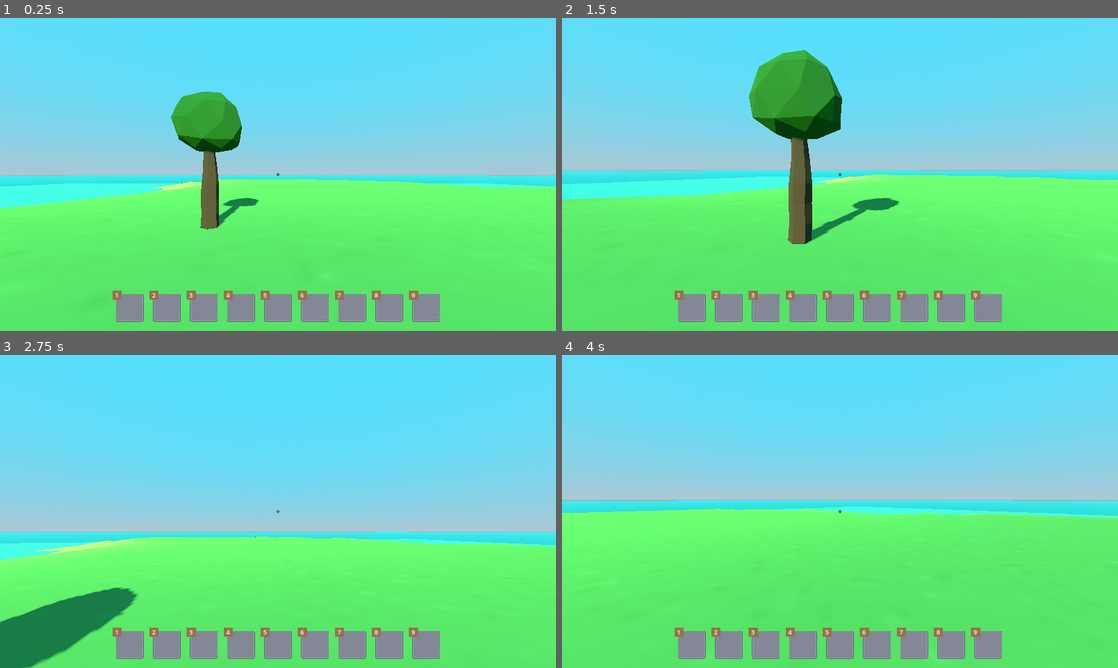
Above: before the commit, frames 1-4 (two rows, left to right).
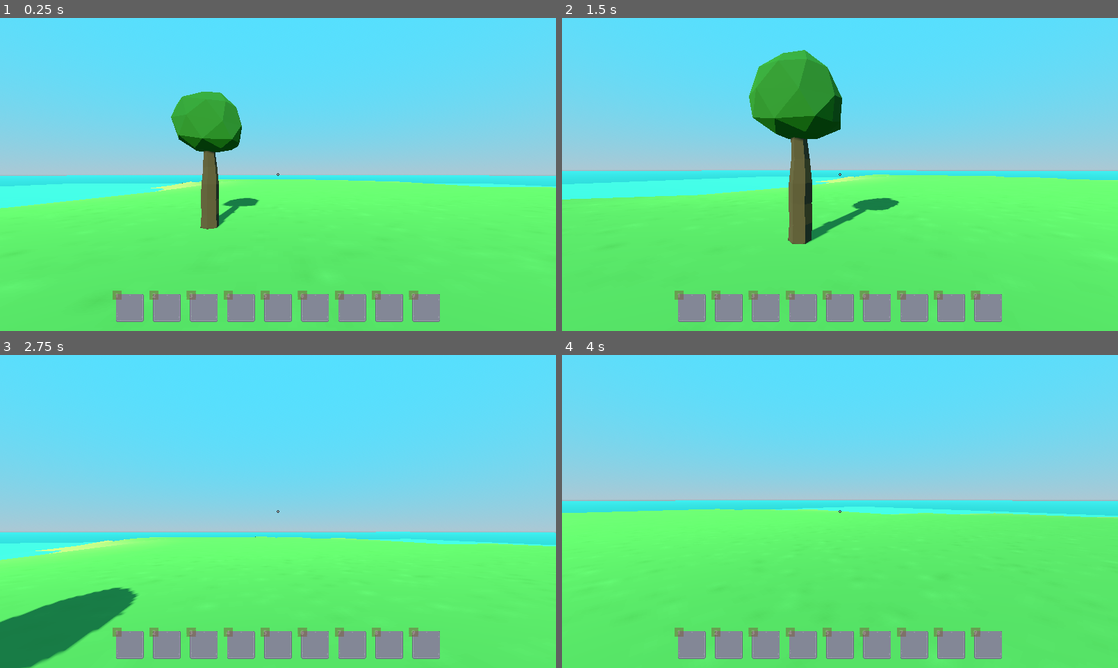
Above: after the commit, the same moments.

Repository: jrenato/survival_game
Game: Godot game, scene res://Game/main_game.tscn
Same seed, same stepped clock (60 frames per second), same inputs: the game is played once before the commit and once after it.
Inputs (mouse positions are in pixels of both pictures, inside the frame that each line leads up to):
- Up to frame 1 (0.25 s): no input
- Up to frame 2 (1.5 s): tap Enter at 0.5 s; move the mouse to (867, 174) at 0.52 s; hold 1 (item_hotkey, bound only after the commit) 0.53-1.28 s; hold W (move_forward) from 0.53 s (still down); click (867, 174) at 0.67 s; tap Space (jump) at 0.77 s; move the mouse to (812, 174) at 1.27 s; tap E (interact) at 1.35 s
- Up to frame 3 (2.75 s): keep holding W (move_forward); tap Space (jump) at 1.52 s; tap 1 (item_hotkey, bound only after the commit) at 1.55, 2.3 s; move the mouse to (289, 505) at 2.02 s; hold Shift (sprint) from 2.03 s (still down)
- Up to frame 4 (4 s): keep holding W (move_forward); move the mouse to (834, 517) at 2.77 s; release Shift (sprint) at 2.78 s; tap 1 (item_hotkey, bound only after the commit) at 2.85 s; click (834, 517) at 2.92 s; tap Space (jump) at 3.02, 3.77 s; move the mouse to (878, 514) at 3.52 s; hold 1 (item_hotkey, bound only after the commit) from 3.53 s (still down)

The runs differ from the first frame. In frame 1, 0.4% of the frame differs, in the area x 20-76%, y 87-90%; in frame 2, 0.4%; in frame 3, 0.4%; in frame 4, 0.4%.

Commit message:
Added hotbar

Diff:
--- /dev/null
+++ b/Actors/Player/equipable_item_holder.gd
@@ -0,0 +1,32 @@
+extends Node3D
+
+
+var current_item_scene: Node3D
+
+
+func _enter_tree() -> void:
+	EventSystem.item_equipped.connect(_on_item_equipped)
+	EventSystem.item_unequipped.connect(_on_item_unequipped)
+
+
+func equip_item(item_key: ItemConfig.Keys) -> void:
+	unequip_item()
+
+	var item_scene: Node3D = ItemConfig.get_equipable_item(item_key).instantiate()
+	add_child(item_scene)
+	current_item_scene = item_scene
+
+
+func unequip_item() -> void:
+	for child in get_children():
+		child.queue_free()
+
+	current_item_scene = null
+
+
+func _on_item_equipped(item_key: ItemConfig.Keys) -> void:
+	equip_item(item_key)
+
+
+func _on_item_unequipped() -> void:
+	unequip_item()
--- a/Actors/Player/player.gd
+++ b/Actors/Player/player.gd
@@ -60,6 +60,8 @@
 		Input.set_mouse_mode(Input.MOUSE_MODE_VISIBLE)
 	elif event.is_action_pressed("open_crafting_menu"):
 		EventSystem.enabled_bulletin.emit(BulletinConfig.Keys.CRAFTING_MENU)
+	elif event.is_action_pressed("item_hotkey"):
+		EventSystem.hotkey_pressed.emit(int(event.as_text()))
 
 
 func look_around(relative: Vector2) -> void:
--- a/Actors/Player/player.tscn
+++ b/Actors/Player/player.tscn
@@ -1,8 +1,10 @@
-[gd_scene load_steps=5 format=3 uid="uid://c3ohes7ep45ai"]
+[gd_scene load_steps=7 format=3 uid="uid://c3ohes7ep45ai"]
 
 [ext_resource type="Script" path="res://Actors/Player/player.gd" id="1_j02ds"]
 [ext_resource type="Script" path="res://Actors/Player/interaction_ray_cast.gd" id="2_qopfo"]
+[ext_resource type="Script" path="res://Actors/Player/equipable_item_holder.gd" id="3_71g2c"]
 [ext_resource type="Script" path="res://Game/Managers/inventory_manager.gd" id="3_tuth7"]
+[ext_resource type="Script" path="res://Game/Managers/equipped_item_manager.gd" id="4_snsq6"]
 
 [sub_resource type="CapsuleShape3D" id="CapsuleShape3D_ynpi3"]
 radius = 0.25
@@ -29,7 +31,13 @@
 collide_with_areas = true
 script = ExtResource("2_qopfo")
 
+[node name="EquipableItemHolder" type="Node3D" parent="Head"]
+script = ExtResource("3_71g2c")
+
 [node name="Managers" type="Node" parent="."]
 
 [node name="InventoryManager" type="Node" parent="Managers"]
 script = ExtResource("3_tuth7")
+
+[node name="EquippedItemManager" type="Node" parent="Managers"]
+script = ExtResource("4_snsq6")
--- a/Game/Configs/item_config.gd
+++ b/Game/Configs/item_config.gd
@@ -54,9 +54,18 @@
 }
 
 
-static func get_item_resource(key: Keys) -> ItemResource:
-	return load(ITEM_RESOURCE_PATHS.get(key))
+const EQUIPABLE_ITEM_PATHS: Dictionary = {
+	Keys.AXE: "res://Items/Equipables/equipable_axe.tscn",
+}
 
 
-static func get_crafting_blueprint_resource(key: Keys) -> CraftingBlueprintResource:
-	return load(CRAFTING_BLUEPRINT_RESOURCE_PATHS.get(key))
+static func get_item_resource(item_key: Keys) -> ItemResource:
+	return load(ITEM_RESOURCE_PATHS.get(item_key))
+
+
+static func get_crafting_blueprint_resource(item_key: Keys) -> CraftingBlueprintResource:
+	return load(CRAFTING_BLUEPRINT_RESOURCE_PATHS.get(item_key))
+
+
+static func get_equipable_item(item_key: Keys) -> PackedScene:
+	return load(EQUIPABLE_ITEM_PATHS.get(item_key))
--- /dev/null
+++ b/Game/Managers/equipped_item_manager.gd
@@ -0,0 +1,34 @@
+extends Node
+
+
+var active_hotbar_slot: Variant
+var hotbar: Array = []
+
+
+func _enter_tree() -> void:
+	EventSystem.hotbar_updated.connect(_on_hotbar_updated)
+	EventSystem.hotkey_pressed.connect(_on_hotkey_pressed)
+
+
+func _ready() -> void:
+	EventSystem.updated_active_hotbar_slot.emit(null)
+
+
+func _on_hotbar_updated(_hotbar: Array) -> void:
+	hotbar = _hotbar
+
+
+func _on_hotkey_pressed(hotkey: int) -> void:
+	var index: int = hotkey - 1
+
+	if hotbar.is_empty() or hotbar[index] == null:
+		return
+
+	if index != active_hotbar_slot:
+		active_hotbar_slot = index
+		EventSystem.item_equipped.emit(hotbar[index])
+		EventSystem.updated_active_hotbar_slot.emit(index)
+	else:
+		active_hotbar_slot = null
+		EventSystem.item_unequipped.emit()
+		EventSystem.updated_active_hotbar_slot.emit(null)
--- a/Game/event_system.gd
+++ b/Game/event_system.gd
@@ -27,3 +27,9 @@
 ## Player
 signal enabled_player
 signal disabled_player
+
+# Equipment
+signal hotkey_pressed(hotkey: int)
+signal item_equipped(item_key: ItemConfig.Keys)
+signal item_unequipped
+signal updated_active_hotbar_slot(active_index: int)
--- /dev/null
+++ b/Items/Equipables/equipable_axe.tscn
@@ -0,0 +1,9 @@
+[gd_scene load_steps=3 format=3 uid="uid://0skkhqpmqqyh"]
+
+[ext_resource type="PackedScene" uid="uid://bewrqffhmmsvp" path="res://Items/Equipables/equipable_weapon_template.tscn" id="1_17nvi"]
+[ext_resource type="PackedScene" uid="uid://bdeeoa1bhiig4" path="res://Assets/meshes/axe.tscn" id="2_8ymw7"]
+
+[node name="EquipableAxe" instance=ExtResource("1_17nvi")]
+
+[node name="Axe" parent="MeshHolder" index="0" instance=ExtResource("2_8ymw7")]
+transform = Transform3D(1, 0, 0, 0, 1, 0, 0, 0, 1, 0.3, -0.5, -0.36)
--- /dev/null
+++ b/Items/Equipables/equipable_template.tscn
@@ -0,0 +1,7 @@
+[gd_scene format=3 uid="uid://cwxjv45mn41k1"]
+
+[node name="EquipableTemplate" type="Node3D"]
+
+[node name="AnimationPlayer" type="AnimationPlayer" parent="."]
+
+[node name="MeshHolder" type="Node3D" parent="."]
--- /dev/null
+++ b/Items/Equipables/equipable_weapon_template.tscn
@@ -0,0 +1,5 @@
+[gd_scene load_steps=2 format=3 uid="uid://bewrqffhmmsvp"]
+
+[ext_resource type="PackedScene" uid="uid://cwxjv45mn41k1" path="res://Items/Equipables/equipable_template.tscn" id="1_1neoh"]
+
+[node name="EquipableWeaponTemplate" instance=ExtResource("1_1neoh")]
--- a/UI/CustomNodes/hot_bar_slot.gd
+++ b/UI/CustomNodes/hot_bar_slot.gd
@@ -1,11 +1,24 @@
 class_name HotBarSlot extends InventorySlot
 
 
+const ACTIVE_COLOR: Color = Color.WHITE
+const INACTIVE_COLOR: Color = Color(0.8, 0.8, 0.8, 0.5)
+
+
+
 @onready var num_label: Label = %NumLabel
+@onready var num_texture_rect: TextureRect = %NumTextureRect
 
 
 func _ready() -> void:
 	num_label.text = str(get_index() + 1)
+	num_texture_rect.modulate = INACTIVE_COLOR
+
+
+func set_highlighted(enabled: bool) -> void:
+	if not num_texture_rect:
+		return
+	num_texture_rect.modulate = ACTIVE_COLOR if enabled else INACTIVE_COLOR
 
 
 func _can_drop_data(at_position: Vector2, origin_slot: Variant) -> bool:
--- a/UI/CustomNodes/hot_bar_slot.tscn
+++ b/UI/CustomNodes/hot_bar_slot.tscn
@@ -10,6 +10,7 @@
 script = ExtResource("3_teo1r")
 
 [node name="NumTextureRect" type="TextureRect" parent="." index="1"]
+unique_name_in_owner = true
 custom_minimum_size = Vector2(32, 32)
 layout_mode = 0
 offset_left = -12.0
--- a/UI/HUD/hot_bar_container.gd
+++ b/UI/HUD/hot_bar_container.gd
@@ -3,8 +3,14 @@
 
 func _enter_tree() -> void:
 	EventSystem.hotbar_updated.connect(_on_hotbar_updated)
+	EventSystem.updated_active_hotbar_slot.connect(_on_updated_active_hotbar_slot)
 
 
 func _on_hotbar_updated(hotbar: Array) -> void:
 	for hotbar_slot in get_children():
 		hotbar_slot.set_item_key(hotbar[hotbar_slot.get_index()])
+
+
+func _on_updated_active_hotbar_slot(active_index: Variant) -> void:
+	for hotbar_slot in get_children():
+		hotbar_slot.set_highlighted(hotbar_slot.get_index() == active_index)
--- a/project.godot
+++ b/project.godot
@@ -75,6 +75,19 @@
 "events": [Object(InputEventKey,"resource_local_to_scene":false,"resource_name":"","device":-1,"window_id":0,"alt_press …(182 unchanged characters)…
 ]
 }
+item_hotkey={
+"deadzone": 0.5,
+"events": [Object(InputEventKey,"resource_local_to_scene":false,"resource_name":"","device":-1,"window_id":0,"alt_pressed":false,"shift_pressed":false,"ctrl_pressed":false,"meta_pressed":false,"pressed":false,"keycode":0,"physical_keycode":49,"key_label":0,"unicode":49,"echo":false,"script":null)
+, Object(InputEventKey,"resource_local_to_scene":false,"resource_name":"","device":-1,"window_id":0,"alt_pressed":false,"shift_pressed":false,"ctrl_pressed":false,"meta_pressed":false,"pressed":false,"keycode":0,"physical_keycode":50,"key_label":0,"unicode":50,"echo":false,"script":null)
+, Object(InputEventKey,"resource_local_to_scene":false,"resource_name":"","device":-1,"window_id":0,"alt_pressed":false,"shift_pressed":false,"ctrl_pressed":false,"meta_pressed":false,"pressed":false,"keycode":0,"physical_keycode":51,"key_label":0,"unicode":51,"echo":false,"script":null)
+, Object(InputEventKey,"resource_local_to_scene":false,"resource_name":"","device":-1,"window_id":0,"alt_pressed":false,"shift_pressed":false,"ctrl_pressed":false,"meta_pressed":false,"pressed":false,"keycode":0,"physical_keycode":52,"key_label":0,"unicode":52,"echo":false,"script":null)
+, Object(InputEventKey,"resource_local_to_scene":false,"resource_name":"","device":-1,"window_id":0,"alt_pressed":false,"shift_pressed":false,"ctrl_pressed":false,"meta_pressed":false,"pressed":false,"keycode":0,"physical_keycode":53,"key_label":0,"unicode":53,"echo":false,"script":null)
+, Object(InputEventKey,"resource_local_to_scene":false,"resource_name":"","device":-1,"window_id":0,"alt_pressed":false,"shift_pressed":false,"ctrl_pressed":false,"meta_pressed":false,"pressed":false,"keycode":0,"physical_keycode":54,"key_label":0,"unicode":54,"echo":false,"script":null)
+, Object(InputEventKey,"resource_local_to_scene":false,"resource_name":"","device":-1,"window_id":0,"alt_pressed":false,"shift_pressed":false,"ctrl_pressed":false,"meta_pressed":false,"pressed":false,"keycode":0,"physical_keycode":55,"key_label":0,"unicode":55,"echo":false,"script":null)
+, Object(InputEventKey,"resource_local_to_scene":false,"resource_name":"","device":-1,"window_id":0,"alt_pressed":false,"shift_pressed":false,"ctrl_pressed":false,"meta_pressed":false,"pressed":false,"keycode":0,"physical_keycode":56,"key_label":0,"unicode":56,"echo":false,"script":null)
+, Object(InputEventKey,"resource_local_to_scene":false,"resource_name":"","device":-1,"window_id":0,"alt_pressed":false,"shift_pressed":false,"ctrl_pressed":false,"meta_pressed":false,"pressed":false,"keycode":0,"physical_keycode":57,"key_label":0,"unicode":57,"echo":false,"script":null)
+]
+}
 
 [layer_names]
 
